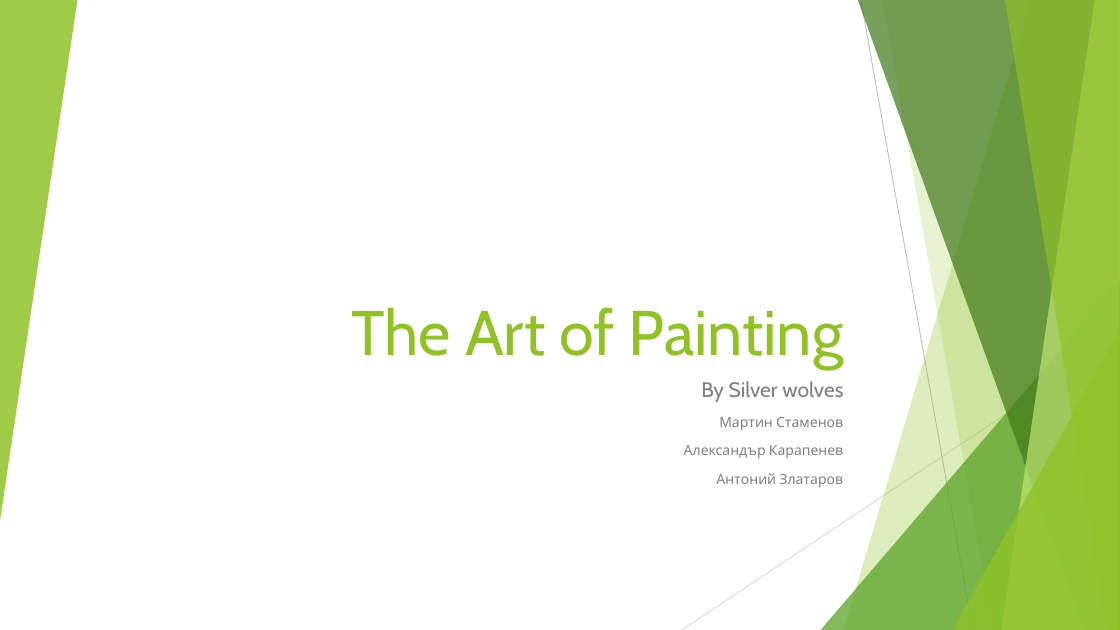
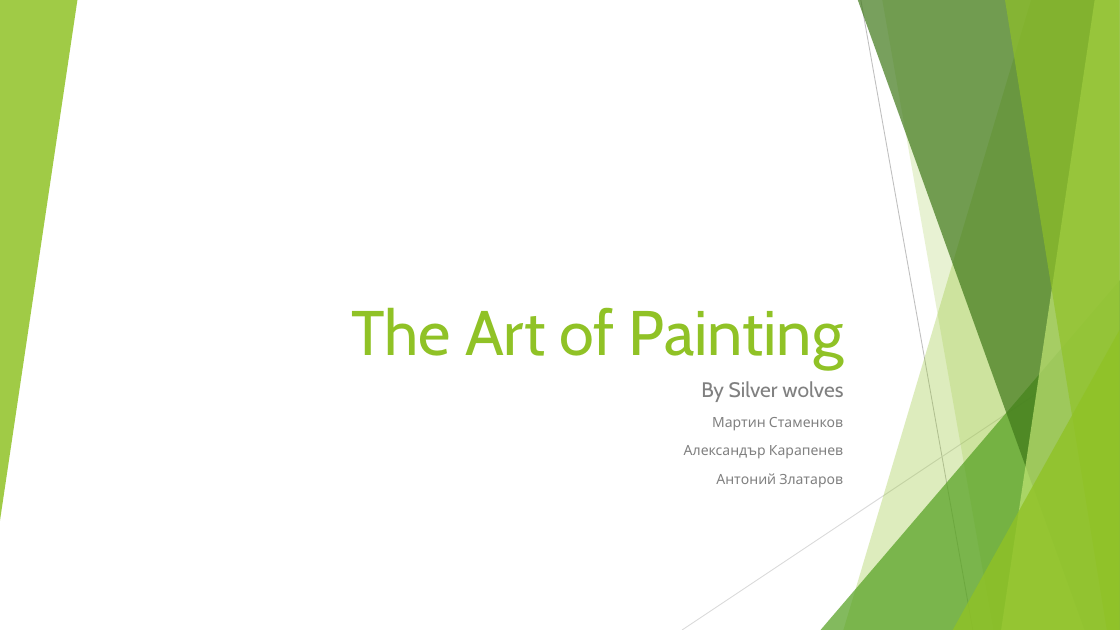
Before and after one commit to Silver-Wolves/The-Art-Of-Painting, a slide deck: slide 1 of The Art of Painting.pptx. Drawn at 1120x630 pixels with LibreOffice and Linux fonts; fonts in the diff are those of the drawing. Boxes give left, top, right and bottom in pixels: in the first picture for what was removed or moved away, otherwise in the second. Text is boxed around its words. In the diff, an @@ line names an element or a change of style, - is before the commit and + after.

```diff
--- a/The Art of Painting.pptx
+++ b/The Art of Painting.pptx
@@ subtitle at <box>712,417,843,431</box>: text changed @@
-Мартин Стаменов
+Мартин Стаменков
```
